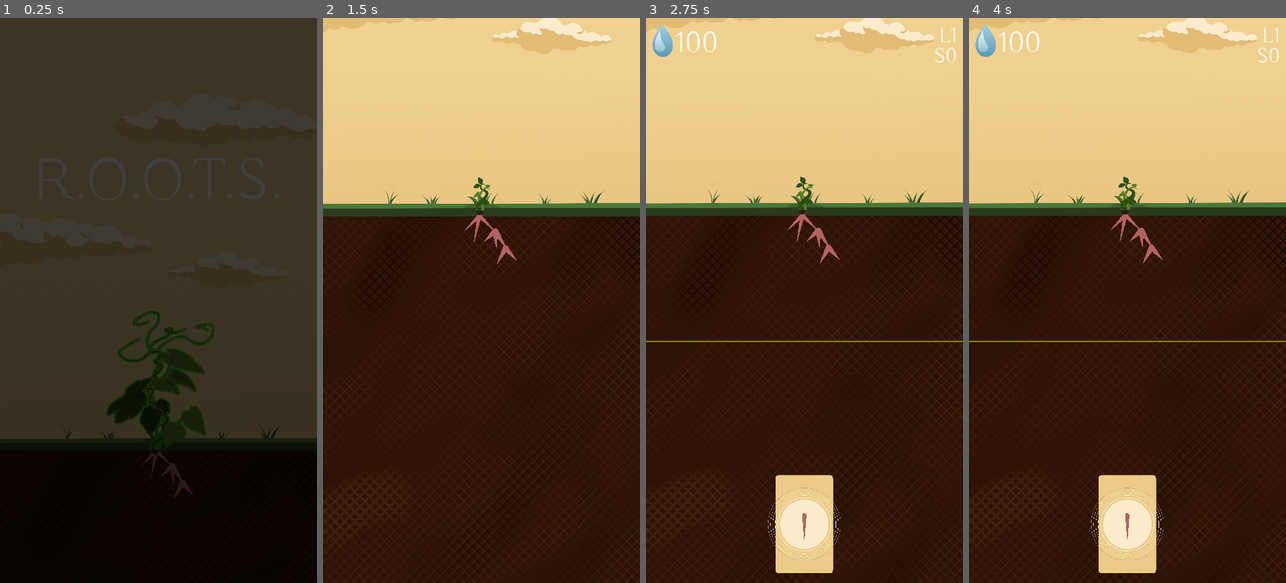
Above: before the commit, frames 1-4 (left to right).
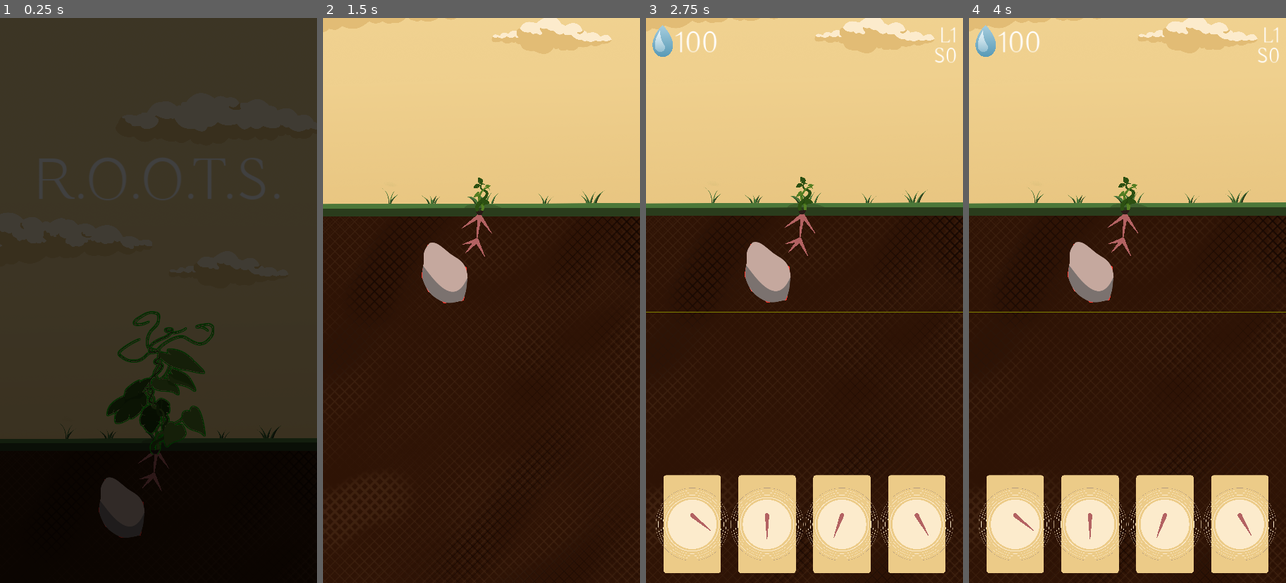
Above: after the commit, the same moments.

Repository: Disablak/ggj23
Game: Godot game, scene res://Main.tscn
Same seed, same stepped clock (60 frames per second), same inputs: the game is played once before the commit and once after it.
Inputs (mouse positions are in pixels of both pictures, inside the frame that each line leads up to):
- Up to frame 1 (0.25 s): no input
- Up to frame 2 (1.5 s): click (478, 379) at 0.5 s; drag from (478, 266) to (513, 176) at 1.27 s
- Up to frame 3 (2.75 s): drag from (801, 221) to (788, 413) at 2.02 s
- Up to frame 4 (4 s): move the mouse to (1124, 221) at 2.77 s; click (1124, 221) at 2.92 s; tap Enter at 3.5 s; drag from (1140, 238) to (1032, 215) at 3.52 s

The runs differ from the first frame. In frame 1, 1.4% of the frame differs, in the area x 31-61%, y 76-92%; in frame 2, 1.4%; in frame 3, 14%, in the area x 0-100%, y 34-99%; in frame 4, 14%.

Commit message:
levels up

Diff:
--- a/Main.tscn
+++ b/Main.tscn
@@ -6,11 +6,12 @@
 [ext_resource type="PackedScene" uid="uid://ckcnk1vrrcpxv" path="res://levels/LevelPlayground.tscn" id="2_s1o58"]
 [ext_resource type="PackedScene" uid="uid://cf3judo7gtoat" path="res://levels/Level1.tscn" id="3_5cek2"]
 [ext_resource type="PackedScene" uid="uid://bppntwk0041qs" path="res://levels/Level2.tscn" id="4_10t4c"]
+[ext_resource type="PackedScene" uid="uid://baq6cf3kb3y38" path="res://levels/Level3.tscn" id="5_she3j"]
 
 [node name="Main" type="Node2D"]
 script = ExtResource("1_t3ajk")
-level_id = 1
-levels = Array[PackedScene]([ExtResource("2_s1o58"), ExtResource("3_5cek2"), ExtResource("4_10t4c")])
+level_id = 3
+levels = Array[PackedScene]([ExtResource("2_s1o58"), ExtResource("3_5cek2"), ExtResource("4_10t4c"), ExtResource("5_she3j")])
 
 [node name="RootController" parent="." instance=ExtResource("1_s3a7g")]
 
--- a/levels/Level1.tscn
+++ b/levels/Level1.tscn
@@ -5,54 +5,30 @@
 
 [node name="Level" instance=ExtResource("1_xvv0e")]
 count_variant = 1
-tutorial_card_angles = Array[int]([90, 90])
+tutorial_card_angles = Array[int]([90, 110, 70, 90, 110, 70])
 
 [node name="Line2D" parent="Stick3" index="3"]
 points = PackedVector2Array(2.08165e-12, 2.08165e-12, -18, 88)
 
 [node name="LowerEdge" parent="." index="4"]
-points = PackedVector2Array(-200, 1100, 1200, 1100)
+points = PackedVector2Array(-200, 900, 1200, 900)
 
 [node name="Stick4" parent="." index="9" instance=ExtResource("2_ok2uy")]
 position = Vector2(588, 753)
 
 [node name="Line2D" parent="Stick4" index="3"]
-points = PackedVector2Array(2.08165e-12, 2.08165e-12, 36, 57)
+points = PackedVector2Array(2.08165e-12, 2.08165e-12, 49, 56)
 width = 20.0
 
-[node name="Stick5" parent="." index="10" instance=ExtResource("2_ok2uy")]
-position = Vector2(622, 810)
-
-[node name="Line2D" parent="Stick5" index="3"]
-points = PackedVector2Array(2.08165e-12, 2.08165e-12, 36, 40)
-width = 20.0
-
-[node name="Stick6" parent="." index="11" instance=ExtResource("2_ok2uy")]
-position = Vector2(622, 810)
-
-[node name="Line2D" parent="Stick6" index="3"]
-points = PackedVector2Array(2.08165e-12, 2.08165e-12, -28, 51)
-width = 20.0
-
-[node name="Stick7" parent="." index="12" instance=ExtResource("2_ok2uy")]
+[node name="Stick7" parent="." index="10" instance=ExtResource("2_ok2uy")]
 position = Vector2(586, 752)
 
 [node name="Line2D" parent="Stick7" index="3"]
-points = PackedVector2Array(2.08165e-12, 2.08165e-12, -35, 34)
-width = 20.0
-
-[node name="Stick8" parent="." index="13" instance=ExtResource("2_ok2uy")]
-position = Vector2(586, 752)
-
-[node name="Line2D" parent="Stick8" index="3"]
-points = PackedVector2Array(2.08165e-12, 2.08165e-12, 5, 55)
+points = PackedVector2Array(2.08165e-12, 2.08165e-12, -58, 52)
 width = 20.0
 
 [editable path="Stick"]
 [editable path="Stick2"]
 [editable path="Stick3"]
 [editable path="Stick4"]
-[editable path="Stick5"]
-[editable path="Stick6"]
 [editable path="Stick7"]
-[editable path="Stick8"]
--- a/levels/Level2.tscn
+++ b/levels/Level2.tscn
@@ -1,13 +1,45 @@
-[gd_scene load_steps=2 format=3 uid="uid://bppntwk0041qs"]
+[gd_scene load_steps=3 format=3 uid="uid://bppntwk0041qs"]
 
 [ext_resource type="PackedScene" uid="uid://dqip1rqf4uu1v" path="res://levels/LevelBase.tscn" id="1_k1g1a"]
+[ext_resource type="PackedScene" uid="uid://bv6lfet11yn0t" path="res://scenes/StartStick.tscn" id="2_thu4o"]
 
 [node name="Level" instance=ExtResource("1_k1g1a")]
 count_variant = 2
+tutorial_card_angles = Array[int]([90, 130, 60, 90])
+
+[node name="Line2D" parent="Stick2" index="3"]
+points = PackedVector2Array(2.08165e-12, 2.08165e-12, -69, 55)
+
+[node name="Line2D" parent="Stick3" index="3"]
+points = PackedVector2Array(2.08165e-12, 2.08165e-12, -14, 79)
 
 [node name="LowerEdge" parent="." index="4"]
-points = PackedVector2Array(-200, 1250, 1200, 1250)
+points = PackedVector2Array(-200, 1000, 1200, 1000)
+
+[node name="Stick4" parent="." index="9" instance=ExtResource("2_thu4o")]
+position = Vector2(520, 780)
+
+[node name="Stick5" parent="." index="10" instance=ExtResource("2_thu4o")]
+position = Vector2(520, 780)
+
+[node name="Line2D" parent="Stick5" index="3"]
+points = PackedVector2Array(2.08165e-12, 2.08165e-12, -37, 31)
+
+[node name="Stick6" parent="." index="11" instance=ExtResource("2_thu4o")]
+position = Vector2(465, 756)
+
+[node name="Line2D" parent="Stick6" index="3"]
+points = PackedVector2Array(2.08165e-12, 2.08165e-12, -38, 33)
+
+[node name="Stick7" parent="." index="12" instance=ExtResource("2_thu4o")]
+position = Vector2(465, 756)
+
+[node name="Line2D" parent="Stick7" index="3"]
+points = PackedVector2Array(2.08165e-12, 2.08165e-12, -2, 56)
 
 [editable path="Stick"]
 [editable path="Stick2"]
 [editable path="Stick3"]
+[editable path="Stick5"]
+[editable path="Stick6"]
+[editable path="Stick7"]
--- /dev/null
+++ b/levels/Level3.tscn
@@ -0,0 +1,47 @@
+[gd_scene load_steps=4 format=3 uid="uid://baq6cf3kb3y38"]
+
+[ext_resource type="PackedScene" uid="uid://dqip1rqf4uu1v" path="res://levels/LevelBase.tscn" id="1_gursp"]
+[ext_resource type="PackedScene" uid="uid://bv6lfet11yn0t" path="res://scenes/StartStick.tscn" id="2_i6y0n"]
+[ext_resource type="PackedScene" uid="uid://bih7q4qe873ha" path="res://scenes/obstacles/obs_rock_mini.tscn" id="3_0edwp"]
+
+[node name="Level" instance=ExtResource("1_gursp")]
+
+[node name="Line2D" parent="Stick" index="3"]
+points = PackedVector2Array(2.08165e-12, 2.08165e-12, 42, 60)
+
+[node name="Line2D" parent="Stick2" index="3"]
+points = PackedVector2Array(2.08165e-12, 2.08165e-12, -61, 43)
+
+[node name="Line2D" parent="Stick3" index="3"]
+points = PackedVector2Array(2.08165e-12, 2.08165e-12, -9, 84)
+
+[node name="LowerEdge" parent="." index="3"]
+points = PackedVector2Array(-200, 1000, 1200, 1000)
+
+[node name="Stick4" parent="." index="8" instance=ExtResource("2_i6y0n")]
+position = Vector2(523, 783)
+
+[node name="Line2D" parent="Stick4" index="3"]
+points = PackedVector2Array(2.08165e-12, 2.08165e-12, 28, 55)
+
+[node name="Stick5" parent="." index="9" instance=ExtResource("2_i6y0n")]
+position = Vector2(524, 784)
+
+[node name="Line2D" parent="Stick5" index="3"]
+points = PackedVector2Array(2.08165e-12, 2.08165e-12, -39, 43)
+
+[node name="Stick6" parent="." index="10" instance=ExtResource("2_i6y0n")]
+position = Vector2(524, 784)
+
+[node name="Line2D" parent="Stick6" index="3"]
+points = PackedVector2Array(2.08165e-12, 2.08165e-12, -48, 13)
+
+[node name="Obstacle" parent="." index="11" instance=ExtResource("3_0edwp")]
+position = Vector2(417, 864)
+
+[editable path="Stick"]
+[editable path="Stick2"]
+[editable path="Stick3"]
+[editable path="Stick4"]
+[editable path="Stick5"]
+[editable path="Stick6"]
--- a/levels/LevelBase.tscn
+++ b/levels/LevelBase.tscn
@@ -1,9 +1,8 @@
-[gd_scene load_steps=12 format=3 uid="uid://dqip1rqf4uu1v"]
+[gd_scene load_steps=11 format=3 uid="uid://dqip1rqf4uu1v"]
 
 [ext_resource type="Script" path="res://scripts/Level.gd" id="1_8leeb"]
 [ext_resource type="PackedScene" uid="uid://bmcsnc8is2ew7" path="res://scenes/Stick.tscn" id="1_jo4in"]
 [ext_resource type="Texture2D" uid="uid://byf5dtjjm8ho3" path="res://assets/high_test2_plant.png" id="2_gkm1m"]
-[ext_resource type="Script" path="res://scripts/Obstacle.gd" id="2_n0qyq"]
 [ext_resource type="Texture2D" uid="uid://qeida55001id" path="res://assets/medium_test2_plant.png" id="3_4n16j"]
 [ext_resource type="Texture2D" uid="uid://dh35m428vp6uh" path="res://assets/background_plant.png" id="4_6pvtt"]
 [ext_resource type="Texture2D" uid="uid://rda4ekuesgo3" path="res://assets/mini_test2_plant.png" id="4_iwk58"]
@@ -47,14 +46,6 @@
 [node name="Line2D" parent="Stick3" index="3"]
 points = PackedVector2Array(2.08165e-12, 2.08165e-12, 2.08165e-12, 80)
 
-[node name="Obstacle" type="Node2D" parent="."]
-position = Vector2(-156, 1162)
-script = ExtResource("2_n0qyq")
-
-[node name="Line2D" type="Line2D" parent="Obstacle"]
-points = PackedVector2Array(0, 0, 100, 2.08165e-12)
-default_color = Color(1, 0.2, 0.160784, 1)
-
 [node name="LowerEdge" type="Line2D" parent="."]
 points = PackedVector2Array(-200, 1400, 1200, 1400)
 width = 4.0
--- /dev/null
+++ b/scenes/Obstacle.tscn
@@ -0,0 +1,15 @@
+[gd_scene load_steps=3 format=3 uid="uid://jr86lhp30vf4"]
+
+[ext_resource type="Script" path="res://scripts/Obstacle.gd" id="1_ibvj2"]
+[ext_resource type="Texture2D" uid="uid://dhs21y3idmcff" path="res://assets/obstacles/small_rock_1.png" id="2_s60r4"]
+
+[node name="Obstacle" type="Node2D"]
+position = Vector2(-156, 1162)
+script = ExtResource("1_ibvj2")
+
+[node name="Line2D" type="Line2D" parent="."]
+points = PackedVector2Array(0, 0, 100, 2.08165e-12)
+default_color = Color(1, 0.2, 0.160784, 1)
+
+[node name="Sprite2D" type="Sprite2D" parent="."]
+texture = ExtResource("2_s60r4")
--- /dev/null
+++ b/scenes/obstacles/obs_murashnik.tscn
@@ -0,0 +1,12 @@
+[gd_scene load_steps=3 format=3 uid="uid://ron7fitmbec7"]
+
+[ext_resource type="PackedScene" uid="uid://cwqp6c0dgo51s" path="res://scenes/obstacles/obs_rock_big1.tscn" id="1_owyy3"]
+[ext_resource type="Texture2D" uid="uid://lohwla8femhx" path="res://assets/obstacles/murashnyk.png" id="2_d3lkr"]
+
+[node name="Obstacle" instance=ExtResource("1_owyy3")]
+
+[node name="Line2D" parent="." index="0"]
+points = PackedVector2Array(91, -85, 163, -93, 197, -36, 181, 48, 75, 49, 55, 104, 29, 117, -13, 104, -29, 167, -97, 185, -119, 147, -102, 121, -164, 112, -156, 75, -99, 34, -102, 9, -160, 10, -163, -10, -37, -44, -21, -61, -88, -62, -110, -100, -186, -114, -196, -149, -166, -174, -112, -180, -63, -183, -48, -155, -67, -120, -92, -101, -90, -76, -24, -75, -5, -49, 20, -45, 16, -77, 40, -108, 64, -108, 68, -92, 46, -83, 64, -68, 87, -81)
+
+[node name="Sprite2D" parent="." index="1"]
+texture = ExtResource("2_d3lkr")
--- /dev/null
+++ b/scenes/obstacles/obs_rock_big1.tscn
@@ -0,0 +1,13 @@
+[gd_scene load_steps=3 format=3 uid="uid://cwqp6c0dgo51s"]
+
+[ext_resource type="PackedScene" uid="uid://bih7q4qe873ha" path="res://scenes/obstacles/obs_rock_mini.tscn" id="1_g7enr"]
+[ext_resource type="Texture2D" uid="uid://bvmbwr63adp4w" path="res://assets/obstacles/big_rock_2.png" id="2_koi3q"]
+
+[node name="Obstacle" instance=ExtResource("1_g7enr")]
+
+[node name="Line2D" parent="." index="0"]
+points = PackedVector2Array(-18, -163, 115, -120, 151, -42, 129, 3, 70, -3, 48, 56, 81, 98, 25, 138, -29, 167, -79, 143, -120, 107, -147, 47, -129, -52, -49, -71, -42, -136, -25, -161)
+
+[node name="Sprite2D" parent="." index="1"]
+scale = Vector2(0.4, 0.4)
+texture = ExtResource("2_koi3q")
--- /dev/null
+++ b/scenes/obstacles/obs_rock_big2.tscn
@@ -0,0 +1,12 @@
+[gd_scene load_steps=3 format=3 uid="uid://cve7imko07rek"]
+
+[ext_resource type="PackedScene" uid="uid://cwqp6c0dgo51s" path="res://scenes/obstacles/obs_rock_big1.tscn" id="1_6t6nd"]
+[ext_resource type="Texture2D" uid="uid://duflklvfhroea" path="res://assets/obstacles/big_rock_1.png" id="2_871ro"]
+
+[node name="Obstacle" instance=ExtResource("1_6t6nd")]
+
+[node name="Line2D" parent="." index="0"]
+points = PackedVector2Array(-19, -126, 68, -119, 121, -57, 127, 45, 84, 78, 69, 116, 18, 130, -14, 147, -79, 136, -114, 118, -123, 55, -106, 10, -133, -28, -77, -151, -25, -127)
+
+[node name="Sprite2D" parent="." index="1"]
+texture = ExtResource("2_871ro")
--- /dev/null
+++ b/scenes/obstacles/obs_rock_mini.tscn
@@ -0,0 +1,9 @@
+[gd_scene load_steps=2 format=3 uid="uid://bih7q4qe873ha"]
+
+[ext_resource type="PackedScene" uid="uid://jr86lhp30vf4" path="res://scenes/Obstacle.tscn" id="1_f877b"]
+
+[node name="Obstacle" instance=ExtResource("1_f877b")]
+position = Vector2(2.08165e-12, 2.08165e-12)
+
+[node name="Line2D" parent="." index="0"]
+points = PackedVector2Array(-48, -98, 67, -16, 59, 90, -3, 98, -55, 60, -77, 10, -56, -95)
--- /dev/null
+++ b/scenes/obstacles/obs_rock_mini2.tscn
@@ -0,0 +1,12 @@
+[gd_scene load_steps=3 format=3 uid="uid://buvqpsva2ldrj"]
+
+[ext_resource type="PackedScene" uid="uid://bih7q4qe873ha" path="res://scenes/obstacles/obs_rock_mini.tscn" id="1_hwrx2"]
+[ext_resource type="Texture2D" uid="uid://debognvhfqmav" path="res://assets/obstacles/small_rock_2.png" id="2_lc2bc"]
+
+[node name="Obstacle" instance=ExtResource("1_hwrx2")]
+
+[node name="Line2D" parent="." index="0"]
+points = PackedVector2Array(-29, -50, 11, -43, 41, -24, 32, 45, 5, 42, -39, 7, -32, -47)
+
+[node name="Sprite2D" parent="." index="1"]
+texture = ExtResource("2_lc2bc")
--- /dev/null
+++ b/scenes/obstacles/obs_rock_mini3.tscn
@@ -0,0 +1,12 @@
+[gd_scene load_steps=3 format=3 uid="uid://bh8qffo130xtc"]
+
+[ext_resource type="PackedScene" uid="uid://bih7q4qe873ha" path="res://scenes/obstacles/obs_rock_mini.tscn" id="1_lw7m3"]
+[ext_resource type="Texture2D" uid="uid://yefjg8ii0jr3" path="res://assets/obstacles/small_rock_3.png" id="2_e4j3p"]
+
+[node name="Obstacle" instance=ExtResource("1_lw7m3")]
+
+[node name="Line2D" parent="." index="0"]
+points = PackedVector2Array(19, -90, 68, -36, 75, 49, 4, 93, -55, 60, -68, 14, -17, 17, -43, -55, -33, -92, 12, -97)
+
+[node name="Sprite2D" parent="." index="1"]
+texture = ExtResource("2_e4j3p")
--- /dev/null
+++ b/scenes/obstacles/obs_rock_mini4.tscn
@@ -0,0 +1,12 @@
+[gd_scene load_steps=3 format=3 uid="uid://010iiba8ptlk"]
+
+[ext_resource type="PackedScene" uid="uid://bih7q4qe873ha" path="res://scenes/obstacles/obs_rock_mini.tscn" id="1_hqgik"]
+[ext_resource type="Texture2D" uid="uid://hpiorqw5wvcu" path="res://assets/obstacles/small_rock_4.png" id="2_8vf11"]
+
+[node name="Obstacle" instance=ExtResource("1_hqgik")]
+
+[node name="Line2D" parent="." index="0"]
+points = PackedVector2Array(17, -89, 67, -16, 54, 76, -3, 98, -45, 77, -76, 7, -53, -88, 14, -85)
+
+[node name="Sprite2D" parent="." index="1"]
+texture = ExtResource("2_8vf11")
--- /dev/null
+++ b/scenes/obstacles/obstacle_scull.tscn
@@ -0,0 +1,13 @@
+[gd_scene load_steps=3 format=3 uid="uid://b3pvxu7rchdmk"]
+
+[ext_resource type="PackedScene" uid="uid://bih7q4qe873ha" path="res://scenes/obstacles/obs_rock_mini.tscn" id="1_k0kc3"]
+[ext_resource type="Texture2D" uid="uid://c32ltibo3lgv2" path="res://assets/obstacles/skull.png" id="2_y6ct4"]
+
+[node name="Obstacle" instance=ExtResource("1_k0kc3")]
+
+[node name="Line2D" parent="." index="0"]
+points = PackedVector2Array(67, -38, 54, 38, 27, 87, -32, 87, -65, 40, -70, -42, 1, -87, 63, -44)
+
+[node name="Sprite2D" parent="." index="1"]
+scale = Vector2(0.3, 0.3)
+texture = ExtResource("2_y6ct4")
Not shown: 1 places in Main.tscn that only renumber resources
